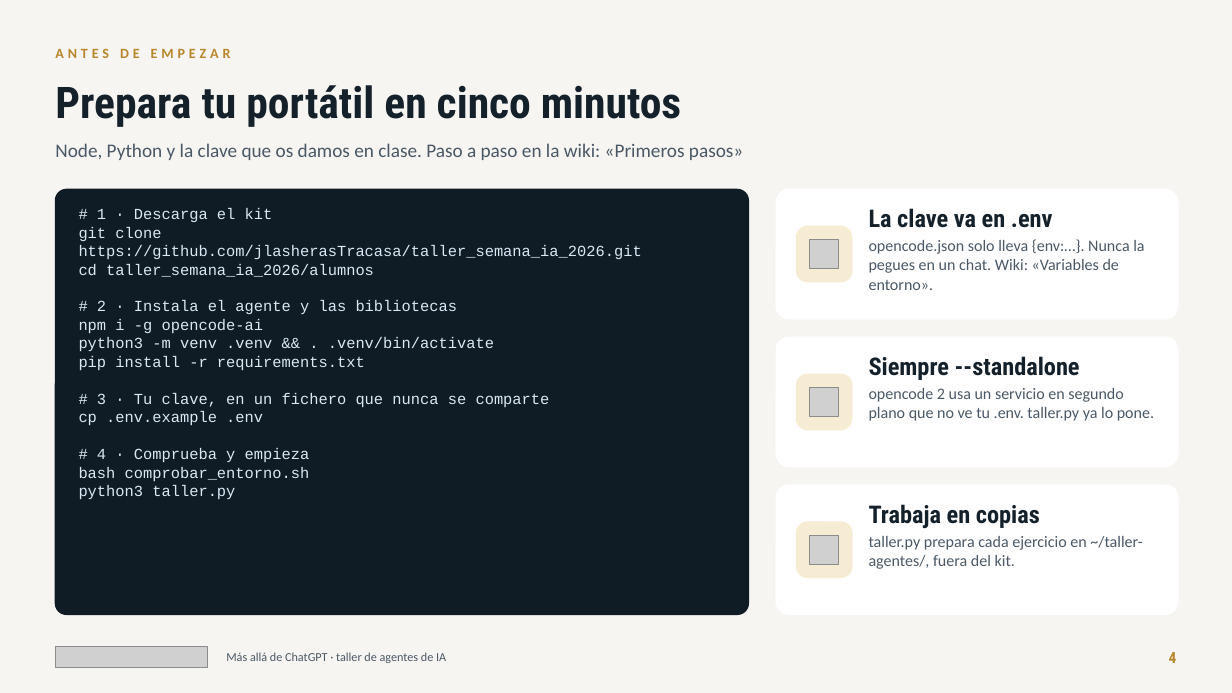
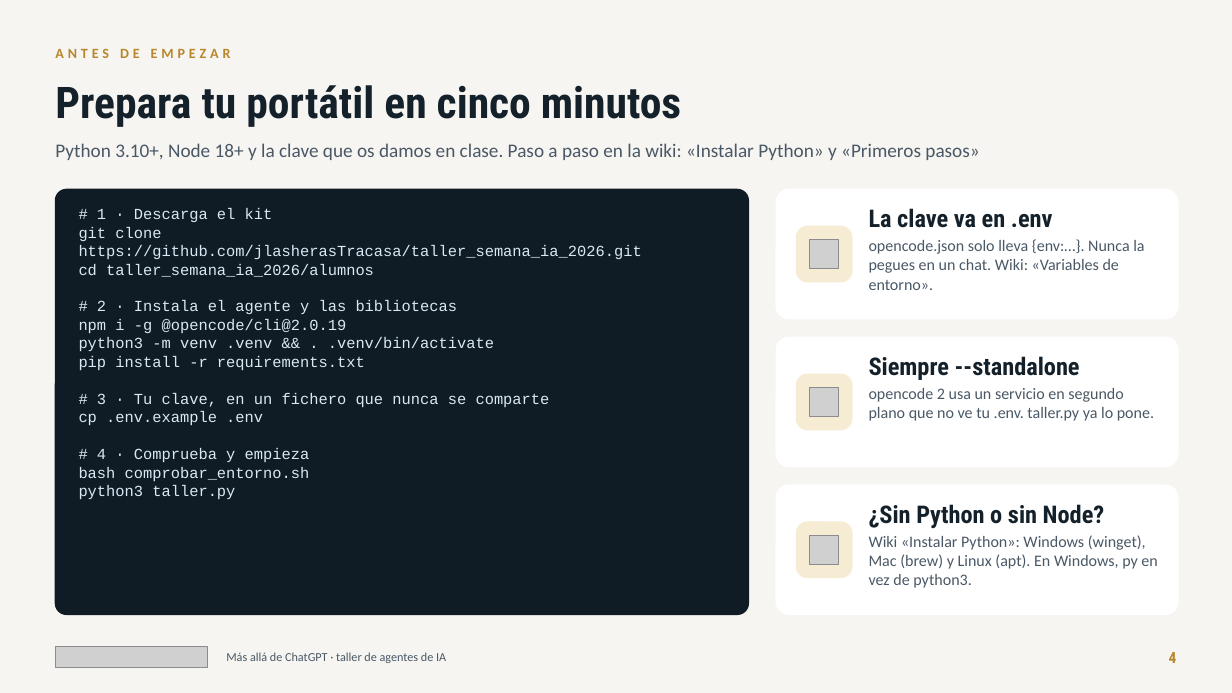
Before and after one commit to jlasherasTracasa/taller_semana_ia_2026, a slide deck: slide 4 of presentacion/taller-agentes-ia.pptx. Drawn at 1232x693 pixels with LibreOffice and Linux fonts; fonts in the diff are those of the drawing; grey boxes stand for pictures. Boxes give left, top, right and bottom in pixels: in the first picture for what was removed or moved away, otherwise in the second. Text is boxed around its words. In the diff, an @@ line names an element or a change of style, - is before the commit and + after.

Commit message:
Instalar Python y Node en Windows, macOS y Linux; el agente se instala con @opencode/cli@2.0.19
El paquete npm opencode-ai se quedó en la 1.18: con él el kit no funciona.

```diff
--- a/presentacion/taller-agentes-ia.pptx
+++ b/presentacion/taller-agentes-ia.pptx
@@ text at [55, 143, 979, 160]: text changed @@
-Node, Python y la clave que os damos en clase. Paso a paso en la wiki: «Primeros pasos»
+Python 3.10+, Node 18+ y la clave que os damos en clase. Paso a paso en la wiki: «Instalar Python» y «Primeros pasos»
@@ text at [79, 319, 347, 333]: text changed @@
-npm i -g opencode-ai
+npm i -g @opencode/cli@2.0.19
@@ text at [869, 504, 1105, 528]: text changed @@
-Trabaja en copias
+¿Sin Python o sin Node?
@@ text at [869, 535, 1157, 588]: text changed @@
-taller.py prepara cada ejercicio en ~/taller-agentes/, fuera del kit.
+Wiki «Instalar Python»: Windows (winget), Mac (brew) y Linux (apt). En Windows, py en vez de python3.
```
Also in this commit, not shown: 13 other files.
